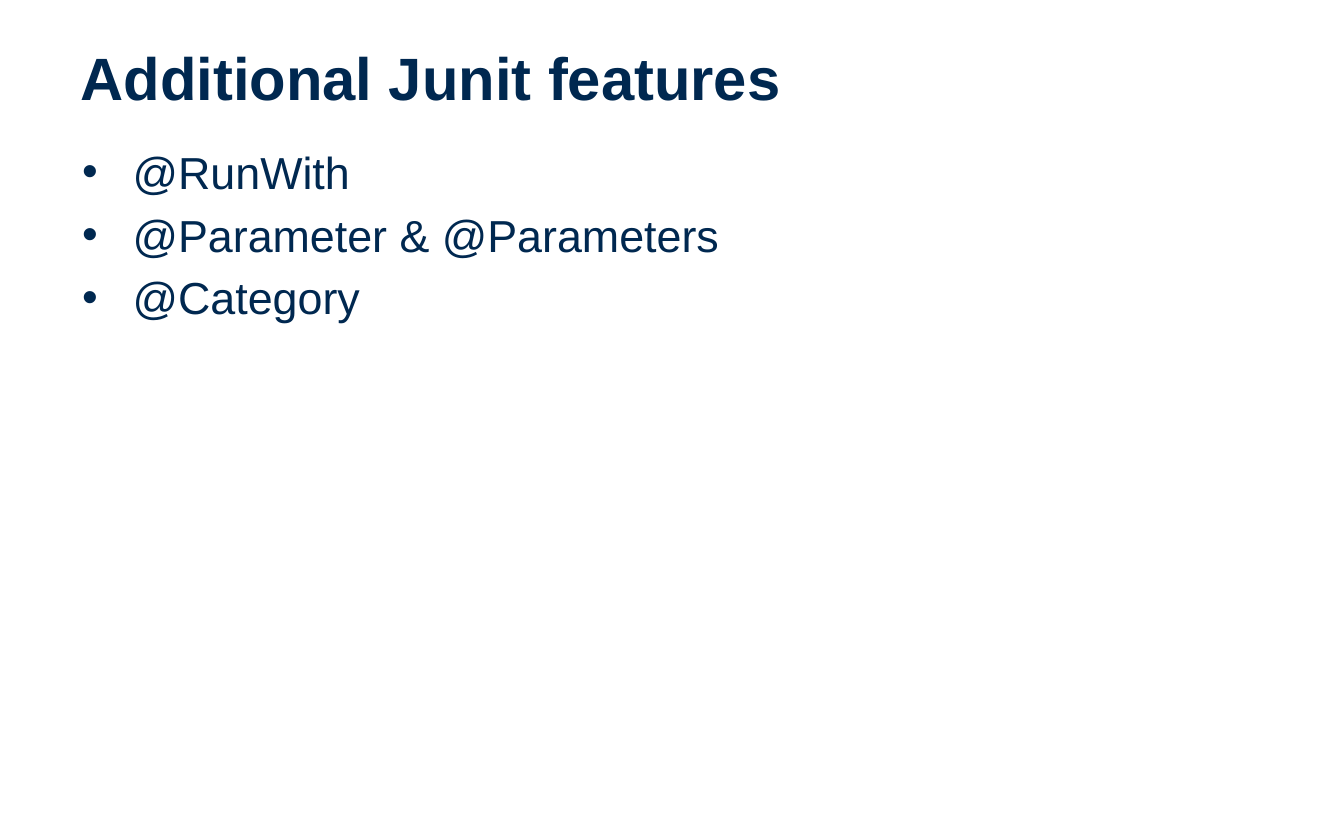
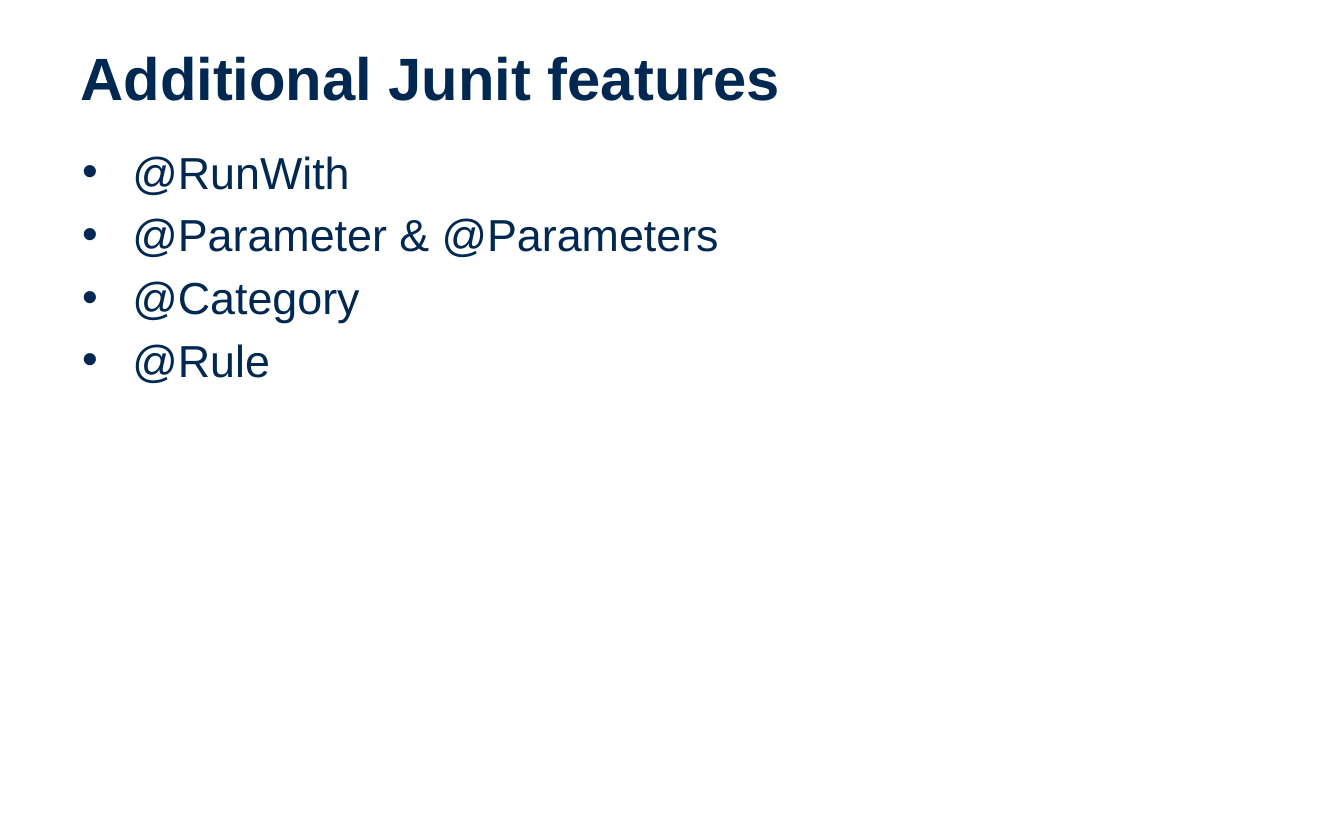
Before and after one commit to entelect/Dojo_UnitTesting_Java, a slide deck: slide 5 of Entelect Dojo Unit Testing - Simplified.pptx. Drawn at 1344x840 pixels with LibreOffice and Linux fonts; fonts in the diff are those of the drawing; background and template pictures are left out. Boxes give left, top, right and bottom in pixels: in the first picture for what was removed or moved away, otherwise in the second. Text is boxed around its words. In the diff, an @@ line names an element or a change of style, - is before the commit and + after.

```diff
--- a/Entelect Dojo Unit Testing - Simplified.pptx
+++ b/Entelect Dojo Unit Testing - Simplified.pptx
@@ text at (x1=132, y1=156, x2=719, y2=323): indent changed @@
@@ text at (x1=132, y1=344, x2=270, y2=384): paragraph added @@
+• @Rule
```
Also in this commit, not shown: 8 other slides changed, 29 other files.
